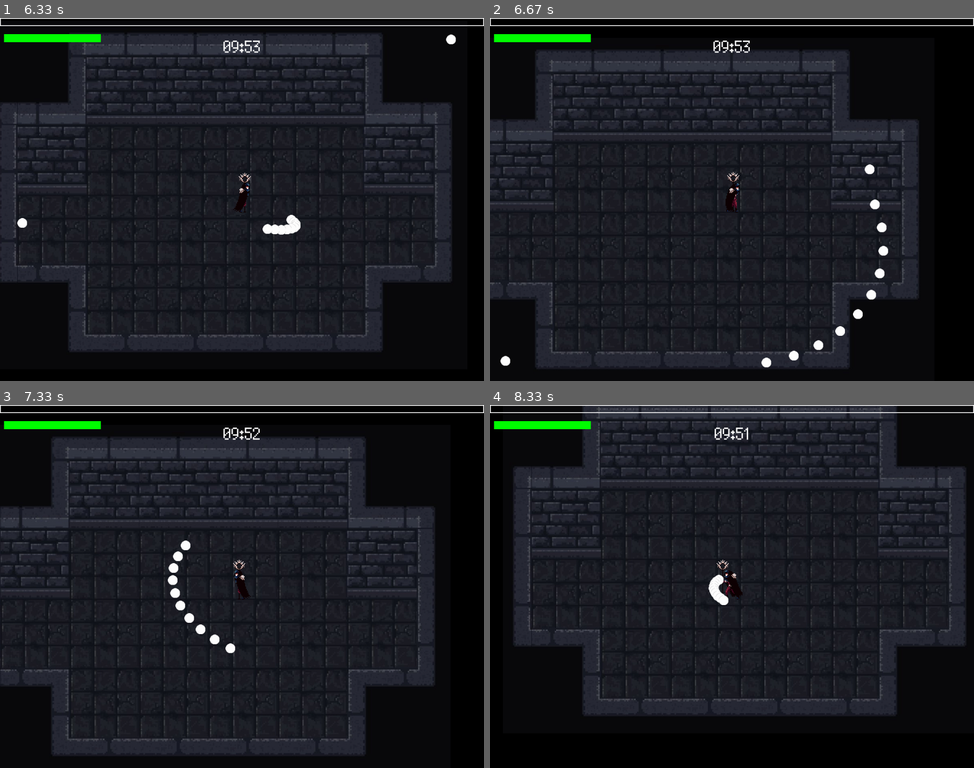
Above: before the commit, frames 1-4 (two rows, left to right).
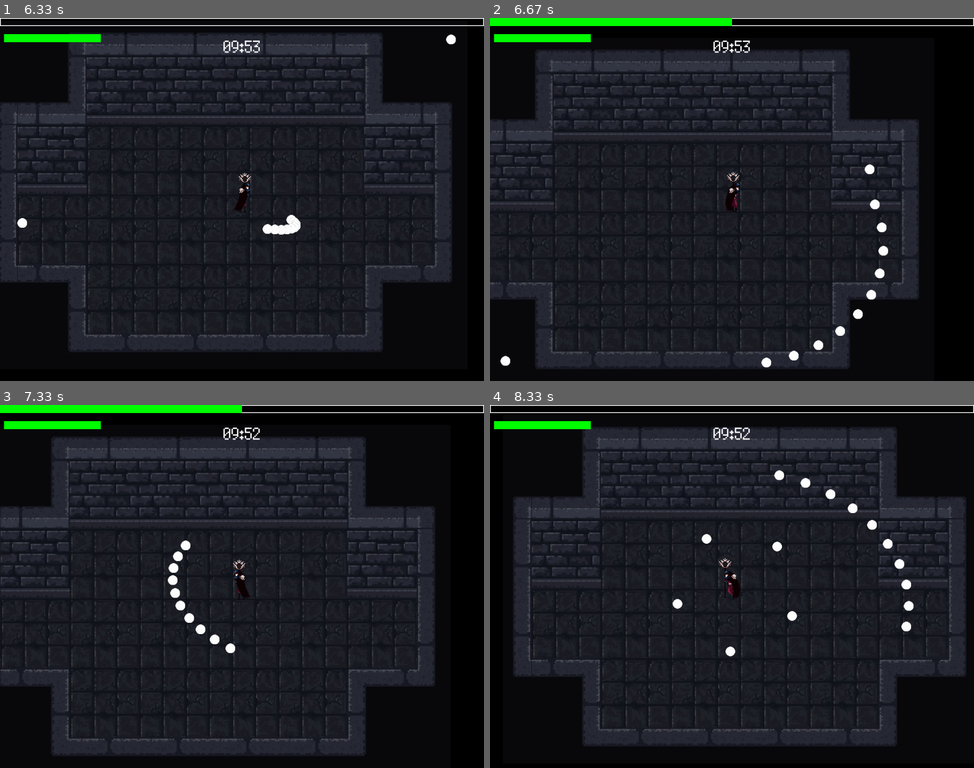
Above: after the commit, the same moments.

Repository: Seo-BJ/PyGame-TermProject
Game: pygame game, started from GameManager.py
Same seed, same stepped clock (60 frames per second), same inputs: the game is played once before the commit and once after it.
Inputs (mouse positions are in pixels of both pictures, inside the frame that each line leads up to):
- Up to frame 1 (6.33 s): click "게임 시작" at 0.38 s; hold D 0.67-1.13 s; move the mouse to (222, 214) at 0.7 s; click (125, 203) at 1.22 s; hold W 1.5-1.8 s; click (290, 279) at 1.58 s; hold D 1.83-2.3 s; click (91, 282) at 1.92 s; hold A 2.33-2.87 s; click (421, 326) at 2.42 s; hold S 2.9-3.2 s; click (116, 65) at 2.98 s; hold A 3.23-3.63 s; click (125, 126) at 3.32 s; hold W 3.67-4.03 s; click (217, 293) at 3.75 s; hold D 4.07-4.7 s; click (242, 243) at 4.15 s; hold S 4.73-5.1 s; click (425, 337) at 4.82 s; hold A 5.13-5.6 s; click (174, 123) at 5.22 s; hold D 5.63-6.1 s; click (338, 170) at 5.72 s; hold W from 6.13 s (still down); click (411, 293) at 6.22 s
- Up to frame 2 (6.67 s): release W at 6.43 s; hold D from 6.47 s (still down); click (882, 192) at 6.55 s
- Up to frame 3 (7.33 s): release D at 6.93 s; hold A from 6.97 s (still down); click (82, 622) at 7.05 s
- Up to frame 4 (8.33 s): release A at 7.5 s; hold S 7.53-7.83 s; click (833, 521) at 7.62 s; click (611, 586) at 7.92 s; hold A from 8.2 s (still down); click (591, 517) at 8.28 s

Frame 1 is identical in both runs. In frame 2, 1.1% of the frame differs, in the area x 0-50%, y 0-3%; in frame 3, 1.1%; in frame 4, 18%, in the area x 4-99%, y 0-95%.

Commit message:
bat 안움직이는 버그 수정

Diff:
--- a/bat.py
+++ b/bat.py
@@ -9,29 +9,25 @@
 class Bat(pygame.sprite.Sprite):
     def __init__(self, position, enemy_group, all_sprites_group, player):
         super().__init__(enemy_group, all_sprites_group)
-
-        self.pos = position
+        self.player = player
+        self.position = pygame.math.Vector2(position)
         self.image =  pygame.image.load('Bat\Bat_Flight.png').convert_alpha()
         self.sprite_sheets = {
-            DIE: spritesheet.SpriteSheet('Bat\Bat_Death.png', 10, 64, 64, 2, (0,0,0)),
-            MOVE: spritesheet.SpriteSheet('Bat\Bat_Flight.png', 8, 64, 64, 2, (0,0,0)),
+            DIE: spritesheet.SpriteSheet('Bat\Bat_Death.png', 10, 64, 64, 3, (0,0,0)),
+            MOVE: spritesheet.SpriteSheet('Bat\Bat_Flight.png', 8, 64, 64, 3, (0,0,0)),
             #SHOOTING: spritesheet.SpriteSheet('playerSprite/shoot.png', animation_steps, 96, 96, 2, (0,0,0))
         }
         self.current_state = MOVE
+        self.facing_right = True
         self.current_sheets =  self.sprite_sheets[self.current_state]
         self.base_bat_image = self.current_sheets.get_base_image()
-        self.hitbox_rect = self.base_bat_image.get_rect(center = self.pos)
-        self.rect = self.hitbox_rect.copy()
-        self.rect.center = position
-        self.position = pygame.math.Vector2(position)
 
-        self.facing_right = True
+        self.rect = self.base_bat_image.get_rect(center = self.position)
 
         self.speed = BAT_SPEED
         self.max_hp = BAT_HP
         self.current_hp = self.max_hp
 
-        self.player = player
         self.direction = pygame.math.Vector2()
         self.velocity = pygame.math.Vector2()
 
@@ -57,7 +53,7 @@
         if not self.facing_right:
                 self.image = pygame.transform.flip(self.image, True, False)
                 self.image.set_colorkey((0, 0, 0))
-        self.rect = self.base_bat_image.get_rect(center=self.hitbox_rect.center)
+        self.rect = self.base_bat_image.get_rect(center=self.rect.center)
 
     def chase_player(self):
         player_vector = pygame.math.Vector2(self.player.hitbox_rect.center)
@@ -86,12 +82,16 @@
     def take_damage(self, amount, knockback_direction=None, knockback_strength=100):
         self.current_hp -= amount
         if self.current_hp <= 0:
-            self.player.current_exp += 10
-            self.kill()
+            self.die()
         else:
             # Apply knockback effect
             if knockback_direction is not None:
                 self.apply_knockback(knockback_direction, knockback_strength)
+
+    def die(self):
+        self.player.current_exp += 10
+
+        self.kill()
 
     def update(self):
         if self.knockback_duration > 0:
